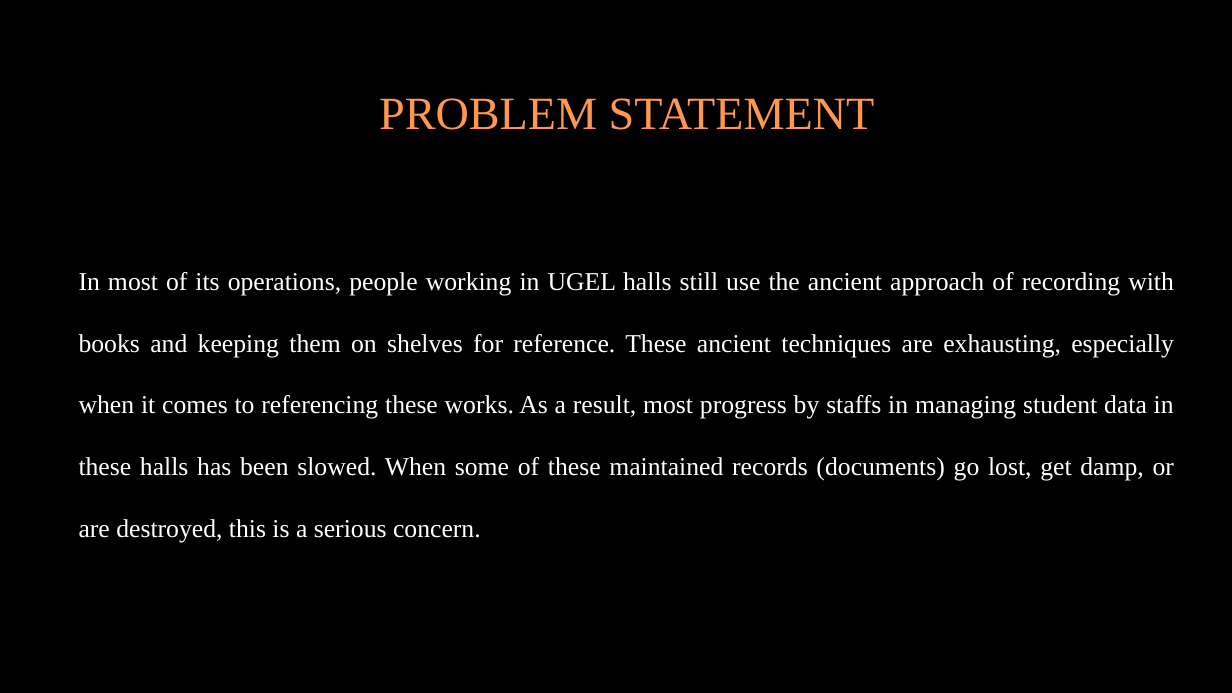
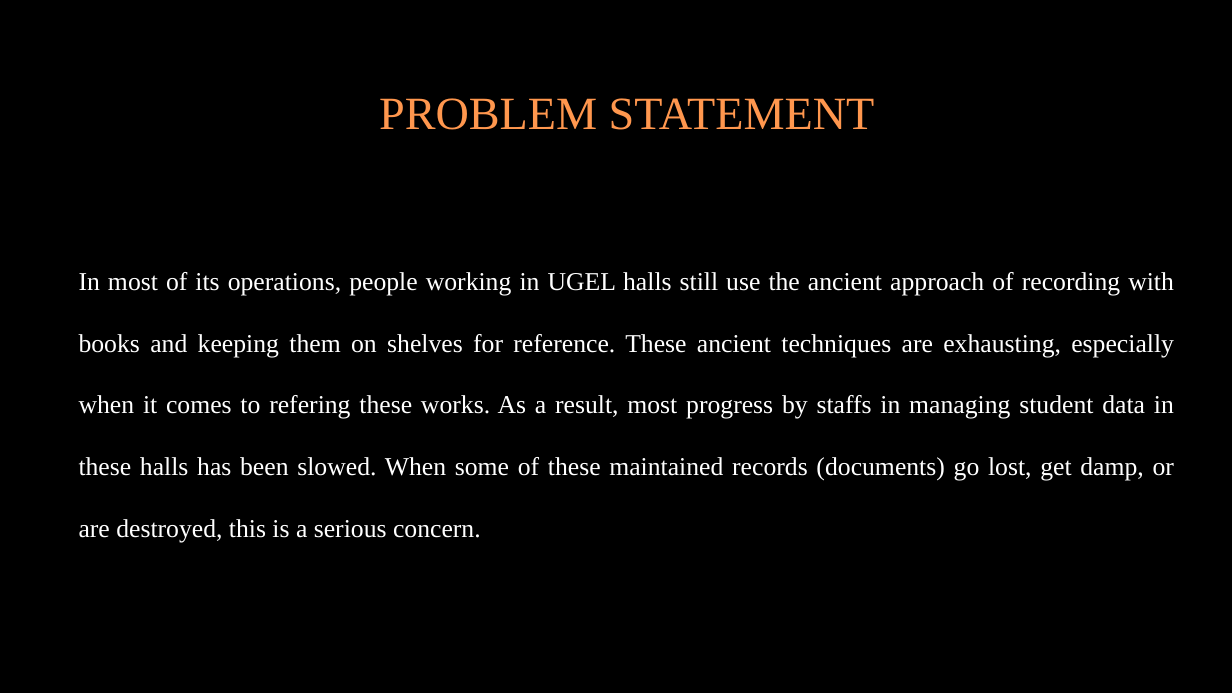
Before and after one commit to gitasarehub/ugel-hall-management-system, a slide deck: slide 3 of Project Presentation.pptx. Drawn at 1232x693 pixels with LibreOffice and Linux fonts; fonts in the diff are those of the drawing; background and template pictures are left out. Boxes give left, top, right and bottom in pixels: in the first picture for what was removed or moved away, otherwise in the second. Text is boxed around its words. In the diff, an @@ line names an element or a change of style, - is before the commit and + after.

```diff
--- a/Project Presentation.pptx
+++ b/Project Presentation.pptx
@@ text at (79, 272, 1174, 542): text changed @@
-In most of its operations, people working in UGEL halls still use the ancient approach of recording with books and keeping them on shelves for reference. These ancient techniques are exhausting, especially when it comes to referencing these works. As a result, most progress by staffs in managing student data in these halls has been slowed. When some of these maintained records (documents) go lost, get damp, or are destroyed, this is a serious concern.
+In most of its operations, people working in UGEL halls still use the ancient approach of recording with books and keeping them on shelves for reference. These ancient techniques are exhausting, especially when it comes to refering these works. As a result, most progress by staffs in managing student data in these halls has been slowed. When some of these maintained records (documents) go lost, get damp, or are destroyed, this is a serious concern.
```
Also in this commit, not shown: 1 other slide changed, 5 other files.
